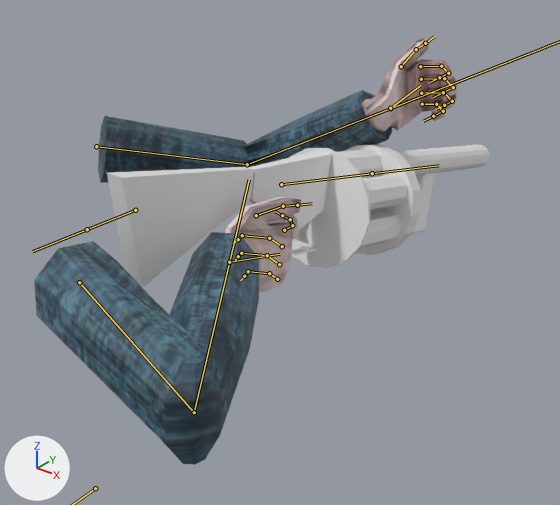
A saved change to the FBX model assets/animations/grenade_launcher_with_hands.fbx.
The view is the same before and after, from a 50 mm lens placed at (0.817, -0.441, 0.399), pointed at (0.152, 0.389, -0.116). Lighting does not change. The marker at lower left points along +X, +Y and +Z. Both versions are drawn at frame 3 of the action 'arms_armature|equip_arms_anim'; the numbers are the values there. The bones that bend it are drawn over the model as lines.

In view in the first picture: 'Cube', 'sleeve'.
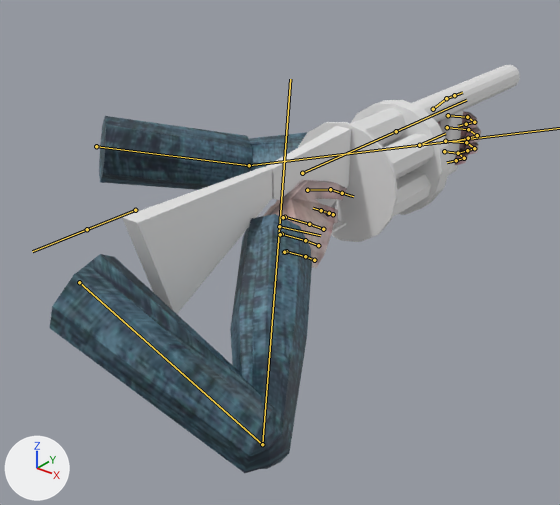
Location of each change, [x1, y1, x2, y2] in pixels of the pictures (560 x 505 px):
'sleeve', posed (15% shorter): before [34, 38, 458, 465]; after [50, 111, 481, 473]
'Cube', posed (72% taller): before [107, 144, 489, 288]; after [122, 65, 520, 314]
bone 'upper_arm.R', root to tip: before (79, 282) to (194, 412); after (79, 282) to (262, 444)
bone 'fore_arm.R', root to tip: before (194, 412) to (229, 262); after (262, 444) to (279, 226)
bone 'upper_arm.L', root to tip: before (96, 146) to (247, 164); after (96, 146) to (249, 165)
bone 'fore_arm.L', root to tip: before (247, 164) to (390, 108); after (249, 165) to (419, 145)
bone 'wrist_bone.R', root to tip: before (229, 262) to (280, 254); after (279, 226) to (320, 235)
bone 'wrist_bone.L', root to tip: before (390, 108) to (420, 85); after (419, 145) to (445, 133)
bone 'Bone', root to tip: before (281, 184) to (372, 173); after (302, 173) to (396, 131)

The change, as a diff of the scene's bpy script:
```diff
--- a/assets/animations/grenade_launcher_with_hands.fbx.py
+++ b/assets/animations/grenade_launcher_with_hands.fbx.py
@@ bone_upper_arm_r @@
 bone_upper_arm_r = bpy.data.objects['arms_armature'].pose.bones['upper_arm.R']  # child of 'root'
-bone_upper_arm_r.rotation_quaternion = (0.991, -0.129, -0.034, 0.017)  # degrees (-15, -4, 2)
+bone_upper_arm_r.rotation_quaternion = (0.963, 0.065, 0.08, 0.248)  # degrees (10, 7, 29)
@@ bone_fore_arm_r @@
 bone_fore_arm_r = bpy.data.objects['arms_armature'].pose.bones['fore_arm.R']  # child of 'upper_arm.R'
-bone_fore_arm_r.rotation_quaternion = (0.343, 0.938, -0.01, -0.049)  # degrees (140, 5, -3)
+bone_fore_arm_r.rotation_quaternion = (0.47, 0.81, -0.168, -0.309)  # degrees (113, 20, -37)
@@ bone_upper_arm_l @@
 bone_upper_arm_l = bpy.data.objects['arms_armature'].pose.bones['upper_arm.L']  # child of 'root'
-bone_upper_arm_l.rotation_quaternion = (0.467, 0.805, -0.065, -0.359)  # degrees (111, 31, -31)
+bone_upper_arm_l.rotation_quaternion = (0.451, 0.814, -0.061, -0.36)  # degrees (113, 32, -30)
@@ bone_fore_arm_l @@
 bone_fore_arm_l = bpy.data.objects['arms_armature'].pose.bones['fore_arm.L']  # child of 'upper_arm.L'
-bone_fore_arm_l.rotation_quaternion = (0.555, 0.305, 0.672, 0.385)  # degrees (96, 31, 103)
+bone_fore_arm_l.rotation_quaternion = (0.854, 0.226, 0.451, 0.126)  # degrees (46, 46, 37)
@@ bone_wrist_bone_r @@
 bone_wrist_bone_r = bpy.data.objects['arms_armature'].pose.bones['wrist_bone.R']
-bone_wrist_bone_r.location = (-0.013, -0.484, 0.165)
-bone_wrist_bone_r.rotation_quaternion = (0.739, 0.665, -0.081, 0.073)  # degrees (84, -13, 0)
+bone_wrist_bone_r.location = (0.0, -0.484, 0.259)
+bone_wrist_bone_r.rotation_quaternion = (0.725, 0.652, -0.166, 0.15)  # degrees (84, -26, 0)
@@ bone_wrist_bone_l @@
 bone_wrist_bone_l = bpy.data.objects['arms_armature'].pose.bones['wrist_bone.L']
-bone_wrist_bone_l.location = (-0.077, -0.956, 0.581)
-bone_wrist_bone_l.rotation_quaternion = (0.689, 0.715, -0.08, 0.084)  # degrees (92, -13, 0)
+bone_wrist_bone_l.location = (0.008, -0.956, 0.685)
+bone_wrist_bone_l.rotation_quaternion = (0.694, 0.72, 0.0, 0.0)  # degrees (92, 0, 0)
@@ bone_bone @@
 bone_bone = bpy.data.objects['grenade_launcher_armature'].pose.bones['Bone']
-bone_bone.location = (-0.0244, 0.0, 0.0346)
-bone_bone.rotation_quaternion = (0.994, 0.0, 0.0, 0.106)  # degrees (0, 0, 12)
+bone_bone.location = (0.0, 0.0, 0.0)
+bone_bone.rotation_quaternion = (1.0, 0.0, 0.0, 0.0)  # degrees (0, 0, 0)
```
